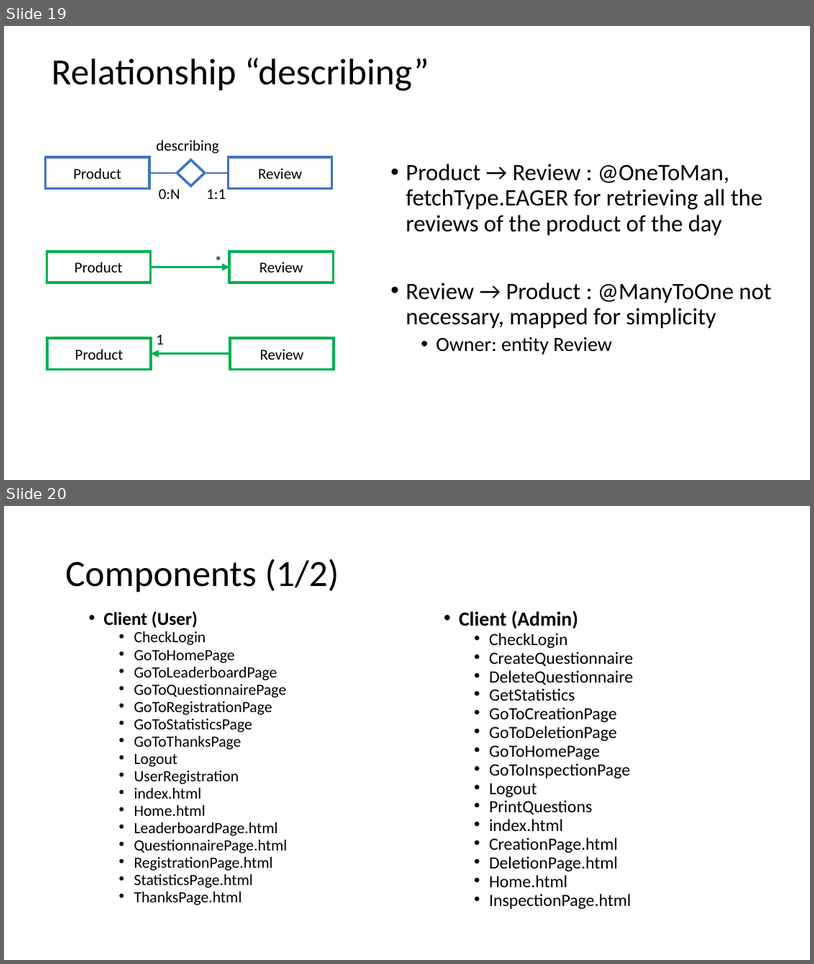
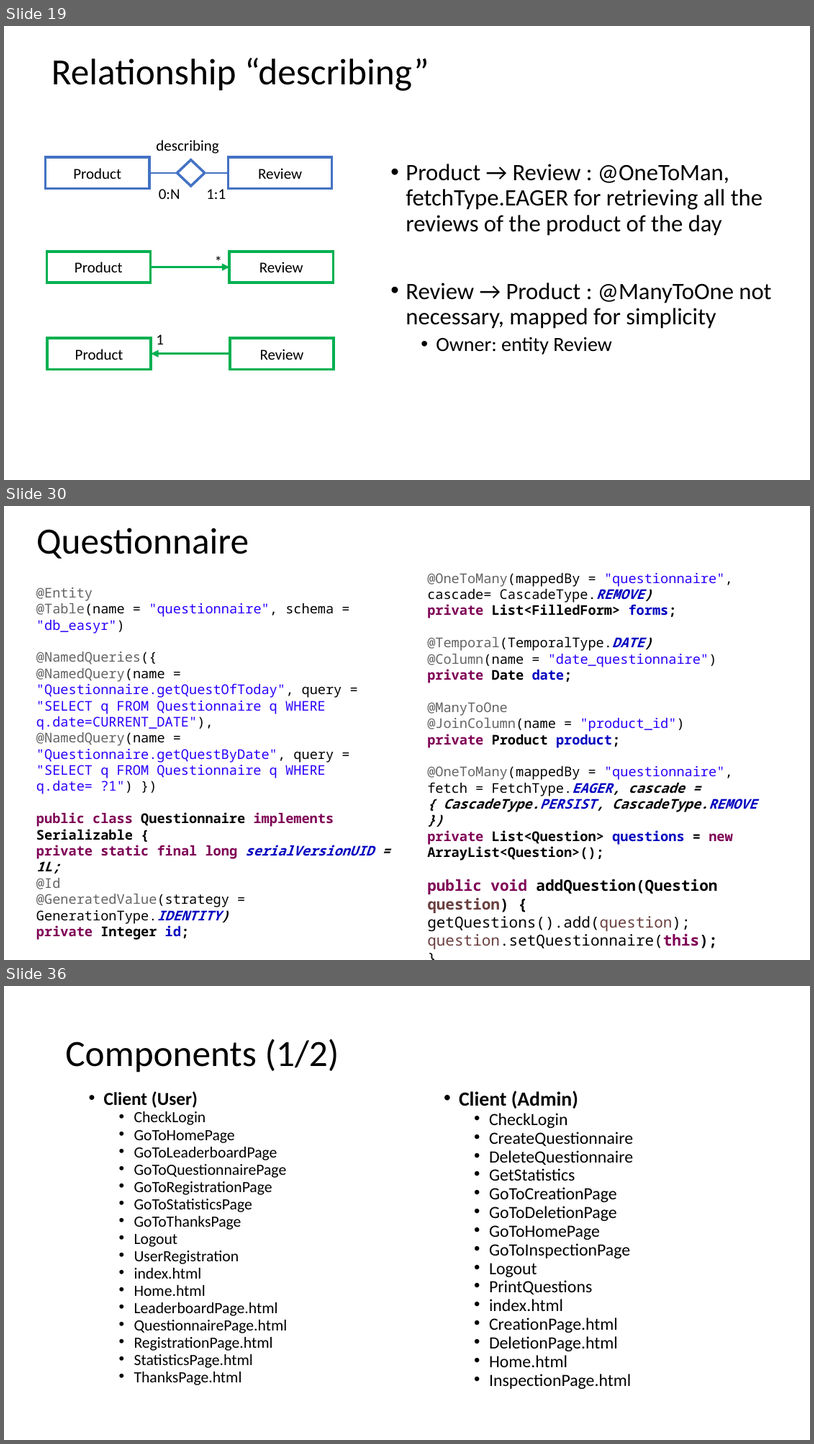
Before and after one commit to LudovicoRighi/EasyReview, a slide deck: PROJECT.pptx. Shown one above the other, each under a label of ours: slides 19 and 20 before the commit, slides 19, 30 and 36 after it; the slides between them are not shown. The pictures are 814x964 and 814x1444 pixels, drawn with LibreOffice and Linux fonts; fonts in the diff are those of the drawing. Boxes give left, top, right and bottom in pixels: in the first picture for what was removed or moved away, otherwise in the second. Text is boxed around its words. In the diff, an @@ line names an element or a change of style, - is before the commit and + after.

```diff
--- a/PROJECT.pptx
+++ b/PROJECT.pptx
@@ slide 30 added at box(4, 506, 810, 960), background #FFFFFF @@
@@ title added at box(36, 528, 249, 559), 44 pt, text #000000 @@
+Questionnaire
@@ text added at box(36, 587, 374, 939), 16 pt, text #2A00FF @@
+@Entity
+@Table(name = "questionnaire", schema = "db_easyr")
+@NamedQueries({
+@NamedQuery(name = "Questionnaire.getQuestOfToday", query = "SELECT q FROM Questionnaire q WHERE q.date=CURRENT_DATE"),
+@NamedQuery(name = "Questionnaire.getQuestByDate", query = "SELECT q FROM Questionnaire q WHERE q.date= ?1") })
+public class Questionnaire implements Serializable {
+private static final long serialVersionUID = 1L;
+@Id
+@GeneratedValue(strategy = GenerationType.IDENTITY)
+private Integer id;
@@ text added at box(427, 572, 757, 949), 16 pt, text #000000 @@
+@OneToMany(mappedBy = "questionnaire", cascade= CascadeType.REMOVE)
+private List<FilledForm> forms;
+@Temporal(TemporalType.DATE)
+@Column(name = "date_questionnaire")
+private Date date;
+@ManyToOne
+@JoinColumn(name = "product_id")
+private Product product;
+@OneToMany(mappedBy = "questionnaire", fetch = FetchType.EAGER, cascade = { CascadeType.PERSIST, CascadeType.REMOVE })
+private List<Question> questions = new ArrayList<Question>();
+public void addQuestion(Question question) {
+getQuestions().add(question);
+question.setQuestionnaire(this);
+}
@@ what was slide 20 is now slide 36 @@
```
Also in this commit, not shown: 2 slides changed, 18 other slides added, 5 other files.
